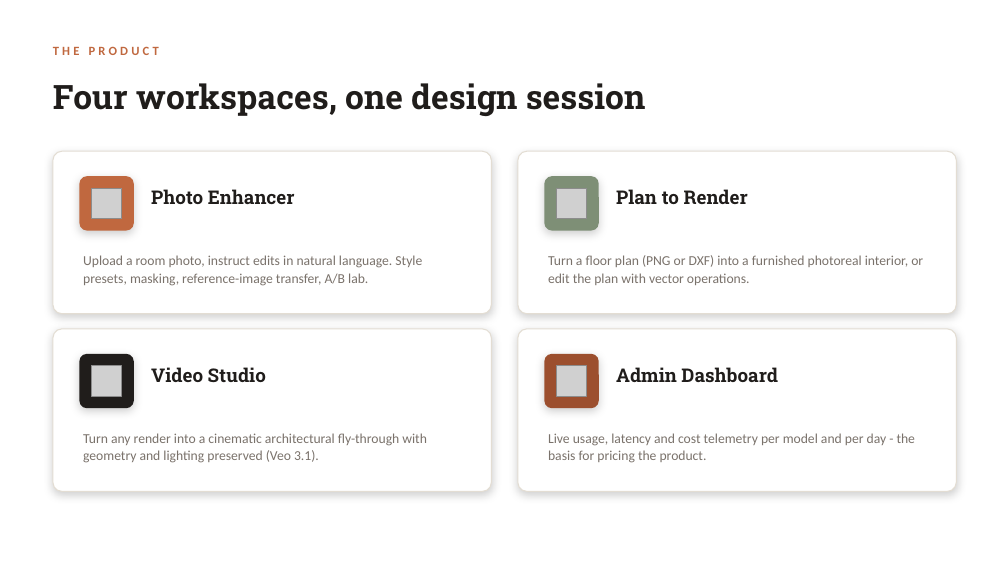
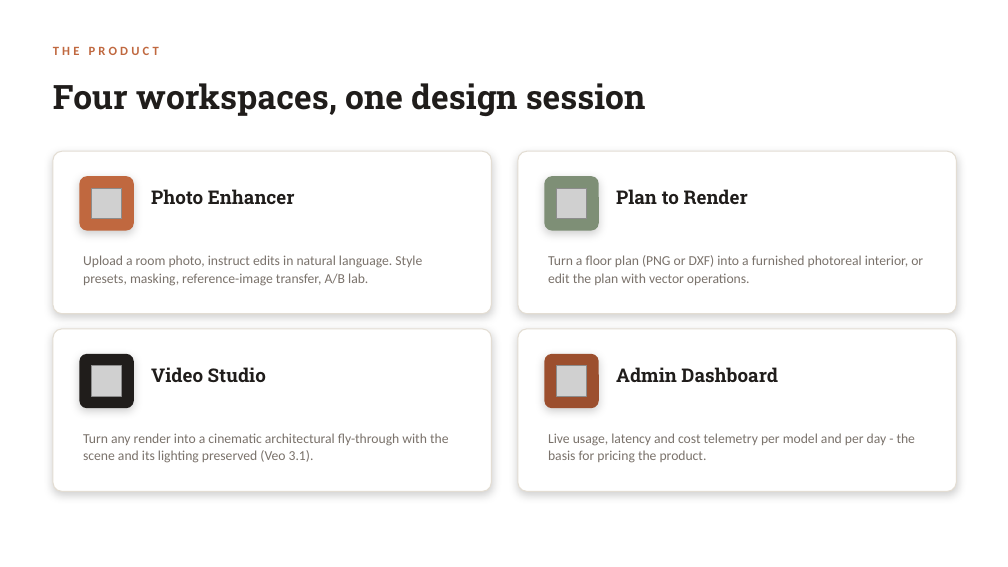
Before and after one commit to bendervintimilla/arquivision, a slide deck: slide 5 of submission/ArquiVision_AI_Final_Presentation.pptx. Drawn at 1008x567 pixels with LibreOffice and Linux fonts; fonts in the diff are those of the drawing; grey boxes stand for pictures. Boxes give left, top, right and bottom in pixels: in the first picture for what was removed or moved away, otherwise in the second. Text is boxed around its words. In the diff, an @@ line names an element or a change of style, - is before the commit and + after.

```diff
--- a/submission/ArquiVision_AI_Final_Presentation.pptx
+++ b/submission/ArquiVision_AI_Final_Presentation.pptx
@@ text at [83,433,448,463]: text changed @@
-Turn any render into a cinematic architectural fly-through with geometry and lighting preserved (Veo 3.1).
+Turn any render into a cinematic architectural fly-through with the scene and its lighting preserved (Veo 3.1).
```
Also in this commit, not shown: 5 other slides changed, 1 slide removed, 2 other files.
